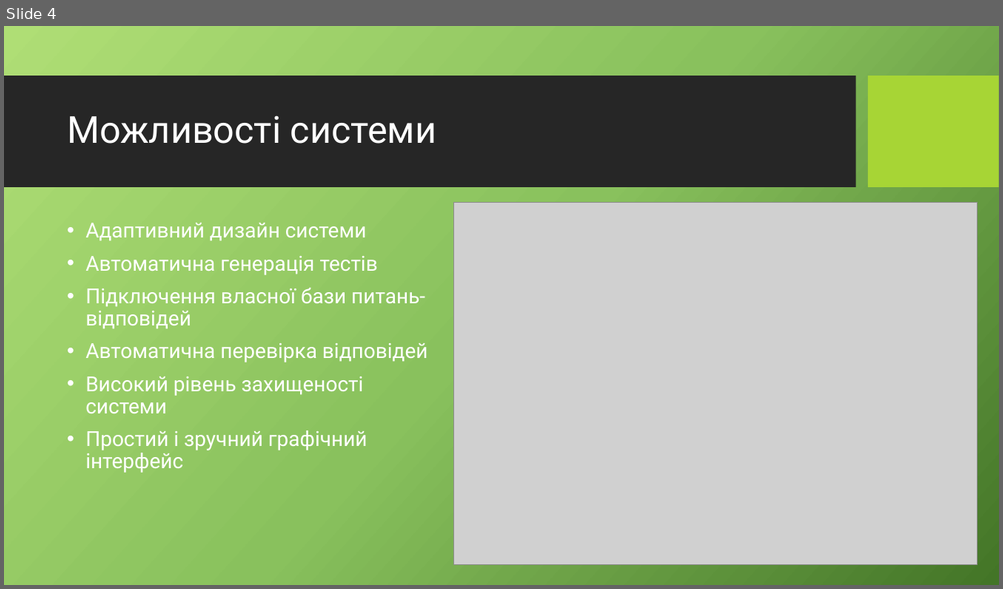
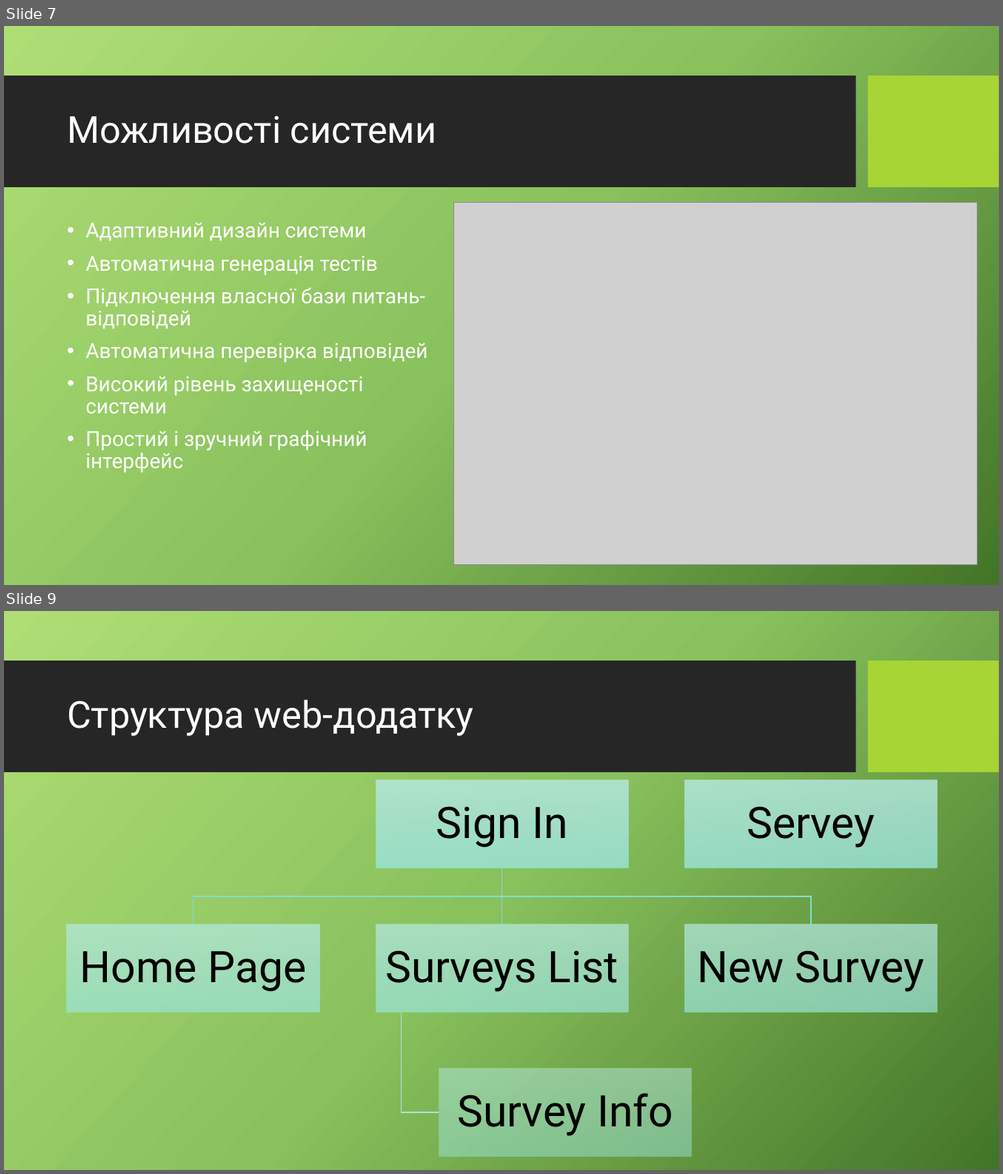
Before and after one commit to TriniTangl/diploma-docs, a slide deck: ДИПЛОМ/Презентація.pptx. Shown one above the other, each under a label of ours: slide 4 before the commit, slides 7 and 9 after it; the slides between them are not shown. The pictures are 1003x589 and 1003x1174 pixels, drawn with LibreOffice and Linux fonts; fonts in the diff are those of the drawing; grey boxes stand for pictures; background and template pictures are left out. Boxes give left, top, right and bottom in pixels: in the first picture for what was removed or moved away, otherwise in the second. Text is boxed around its words. In the diff, an @@ line names an element or a change of style, - is before the commit and + after.

```diff
--- a/ДИПЛОМ/Презентація.pptx
+++ b/ДИПЛОМ/Презентація.pptx
@@ slide 9 added at (4,611,999,1170), background picture (left out); not listed: 2 template elements that a slide beside it also shows @@
@@ title added at (67,700,474,736), 36 pt, text #FFFFFF @@
+Структура web-додатку
@@ group added at (67,780,937,1157): 6 rectangles, 6 texts, 4 freeform shapes @@
+Sign In
+Home Page
+Surveys List
+Survey Info
+New Survey
+Servey
@@ what was slide 4 is now slide 7 @@
```
Also in this commit, not shown: 3 slides changed, 3 other slides added, 6 other files.
